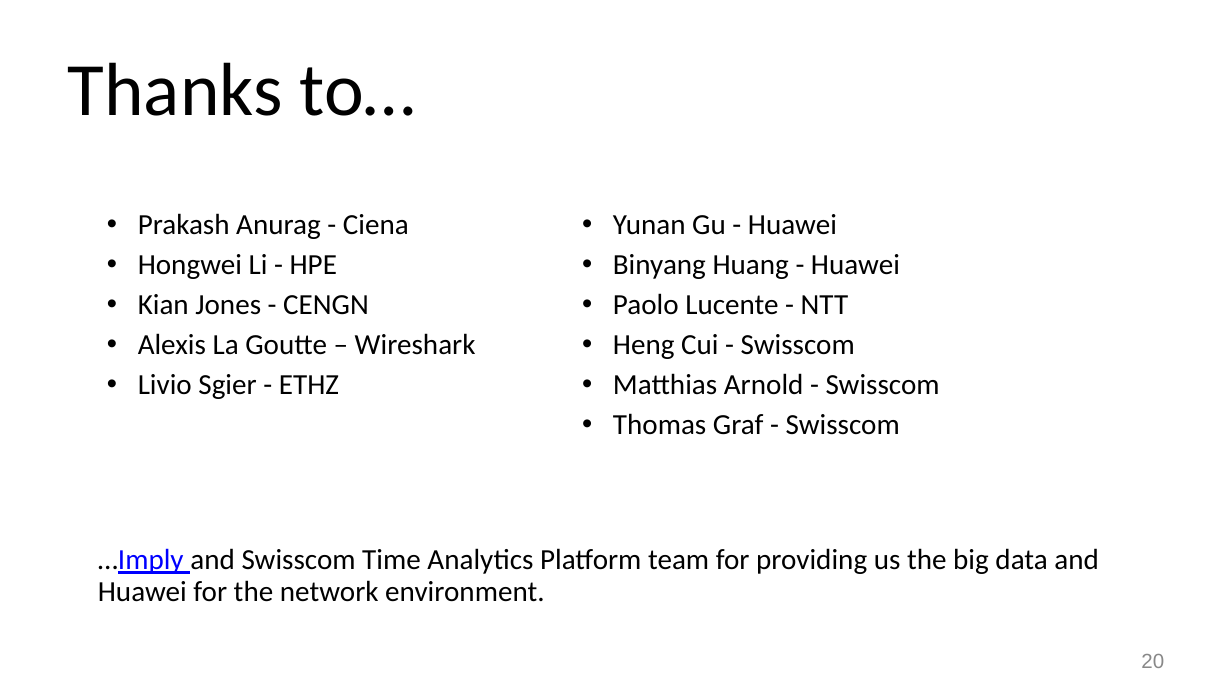
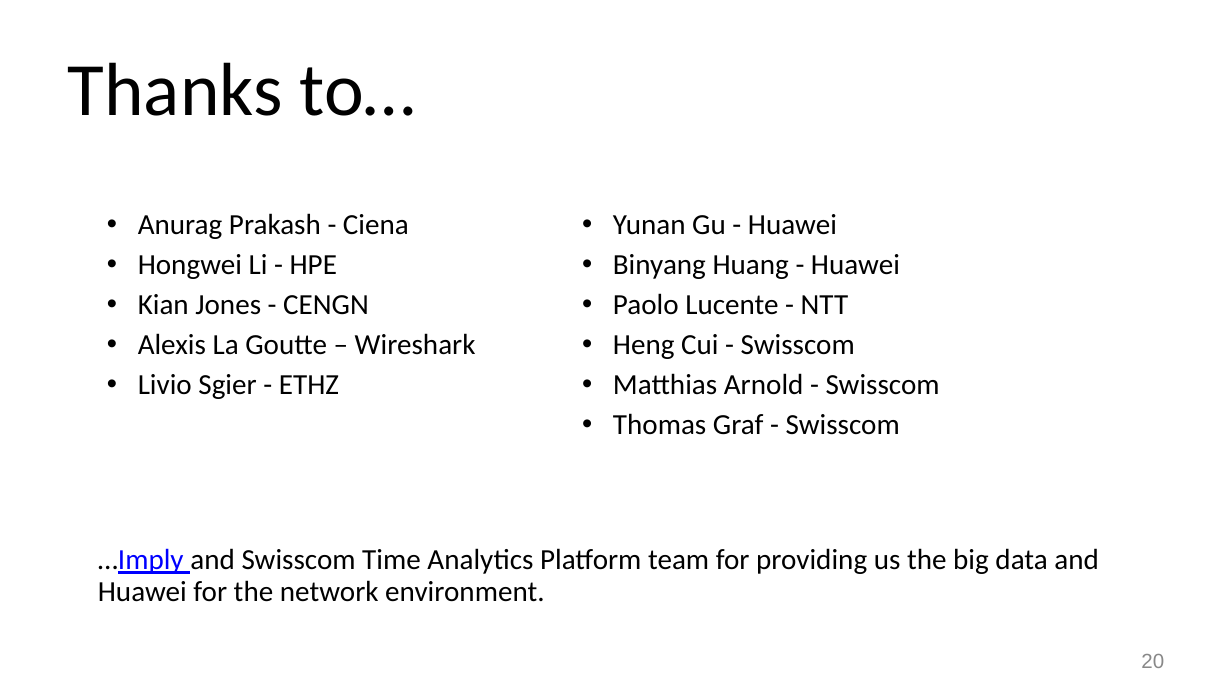
Before and after one commit to IETF-Hackathon/ietf108-project-presentations, a slide deck: slide 20 of ietf-108-hackathon-bmp.pptx. Drawn at 1232x693 pixels with LibreOffice and Linux fonts; fonts in the diff are those of the drawing. Boxes give left, top, right and bottom in pixels: in the first picture for what was removed or moved away, otherwise in the second. Text is boxed around its words. In the diff, an @@ line names an element or a change of style, - is before the commit and + after.

```diff
--- a/ietf-108-hackathon-bmp.pptx
+++ b/ietf-108-hackathon-bmp.pptx
@@ text at [138,213,409,239]: text changed @@
-• Prakash Anurag - Ciena
+• Anurag Prakash - Ciena
```
Also in this commit, not shown: 1 other file.
